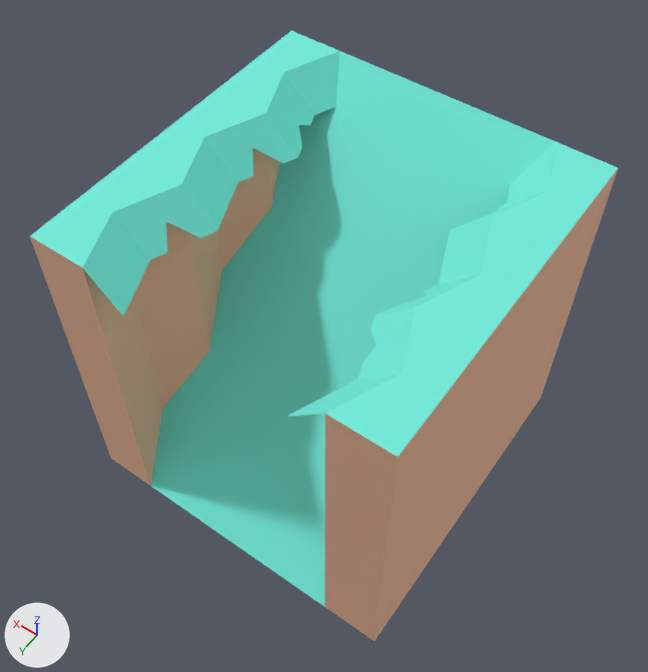
Two versions of the glTF model assets/nature_kit/cliff_blockSlopeWalls_rock.glb, one commit apart.
Before and after are seen from a 50 mm camera at (-0.891, 1.288, 2.433) aimed at (0.013, 0.021, 0.442). Lighting does not change. The marker at lower left points along +X, +Y and +Z. The picture after the commit comes second. Where no turn or scale is listed for an object, it has been applied to the vertices.

Script lines for the objects in view, before the commit:
```python
mat_dirt = principled_material('dirt')
mat_dirt.base_color = (0.886, 0.514, 0.341)  # beige #f2be9e
mat_dirt.metallic = 0.05
mat_dirt.roughness = 0.85
mat_grass = principled_material('grass')
mat_grass.base_color = (0.173, 0.847, 0.722)  # cyan #73eddd
mat_grass.metallic = 0.05
mat_grass.roughness = 0.85
me_mesh_cliff_blockslopewalls_rock = bpy.data.meshes.new('Mesh cliff_blockSlopeWalls_rock')
me_mesh_cliff_blockslopewalls_rock.from_pydata(...)  # 66 vertices, 106 faces; spans x -0.5..0.5, y -0.5..0.5, z 0.0..1.0
# faces by material slot: [38, 68]
me_mesh_cliff_blockslopewalls_rock.materials.append(mat_dirt)  # beige #f2be9e
me_mesh_cliff_blockslopewalls_rock.materials.append(mat_grass)  # cyan #73eddd
ob_cliff_blockslopewalls_rock = bpy.data.objects.new('cliff_blockSlopeWalls_rock', me_mesh_cliff_blockslopewalls_rock)
ob_cliff_blockslopewalls_rock.location = (0.0, 0.0, -0.05)
```
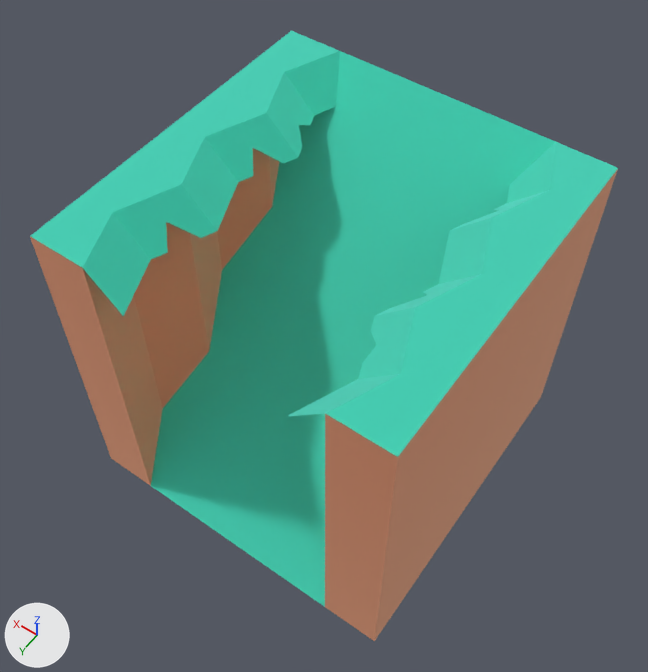
Edits to the bpy script that builds the scene:
```text
Change mat_dirt:
    mat_dirt.metallic: 0.05 -> 1.0
Change mat_grass:
    mat_grass.metallic: 0.05 -> 1.0
    mat_grass.roughness: 0.85 -> 1.0
Remove ob_tmpparent:
    ob_tmpparent = bpy.data.objects.new('tmpParent', None)
    ob_tmpparent.location = (0.0, 0.0, 0.0)
```

Changed parts and their boxes (x1, y1, x2, y2) in the pictures (648 x 672 px):
'cliff_blockSlopeWalls_rock', surface changed
    both: (30, 31, 618, 640)
